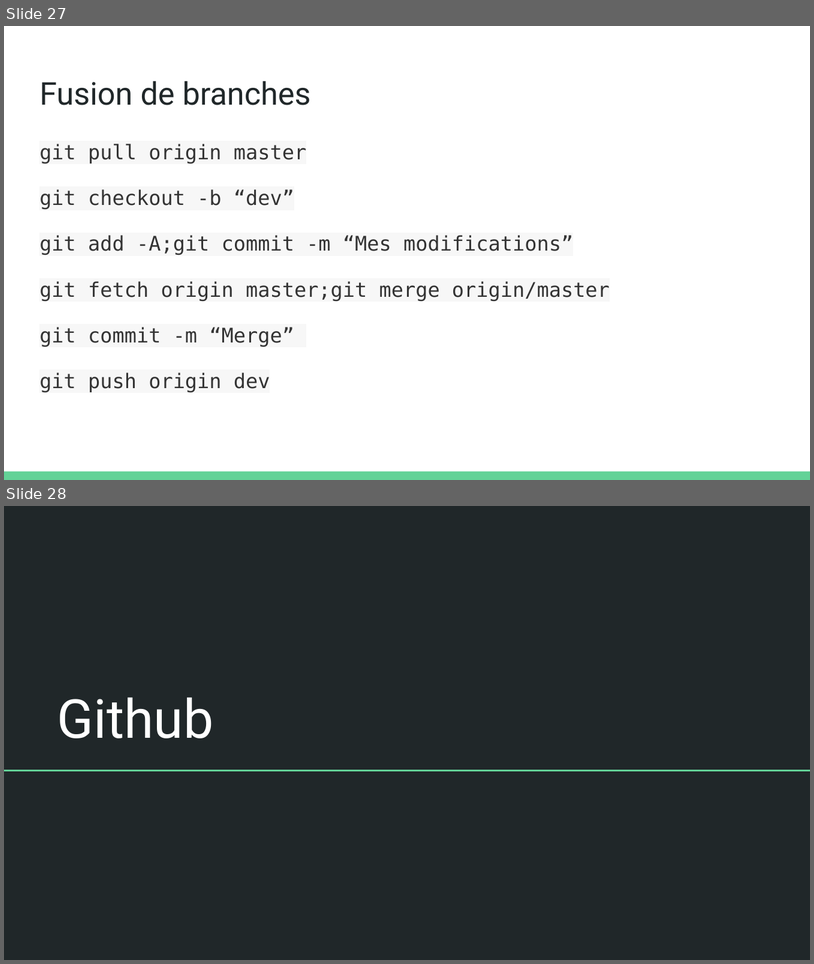
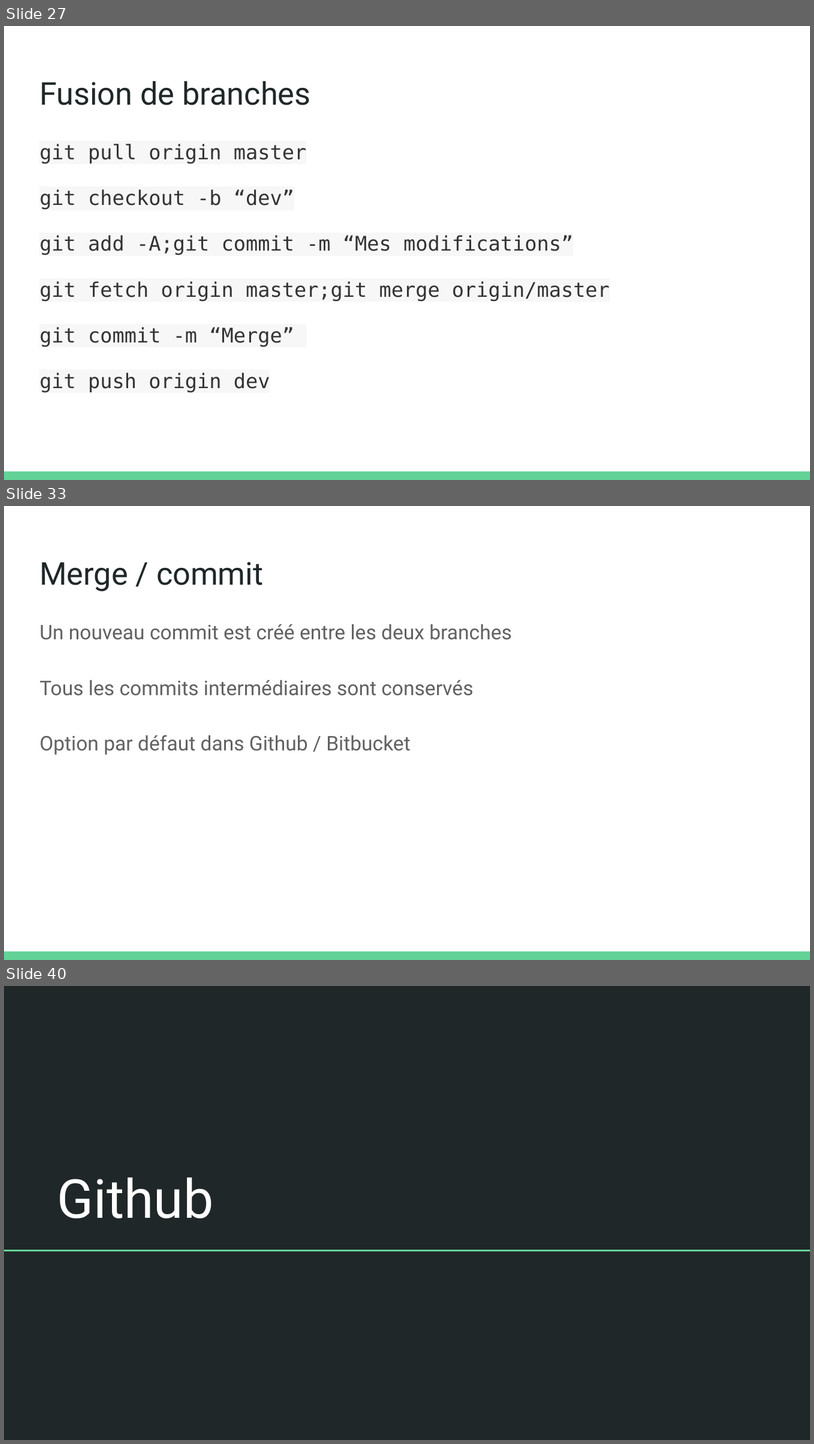
Before and after one commit to olivier-pitton/dant, a slide deck: git/Cours Git.pptx. Shown one above the other, each under a label of ours: slides 27 and 28 before the commit, slides 27, 33 and 40 after it; the slides between them are not shown. The pictures are 814x964 and 814x1444 pixels, drawn with LibreOffice and Linux fonts; fonts in the diff are those of the drawing. Boxes give left, top, right and bottom in pixels: in the first picture for what was removed or moved away, otherwise in the second. Text is boxed around its words. In the diff, an @@ line names an element or a change of style, - is before the commit and + after.

```diff
--- a/git/Cours Git.pptx
+++ b/git/Cours Git.pptx
@@ slide 33 added at (4,506,810,960), background #FFFFFF; not listed: 1 template element that a slide beside it also shows @@
@@ title added at (39,562,263,591), 28 pt, text #202729 @@
+Merge / commit
@@ text added at (39,624,512,754), 18 pt, text #616161 @@
+Un nouveau commit est créé entre les deux branches
+Tous les commits intermédiaires sont conservés
+Option par défaut dans Github / Bitbucket
@@ what was slide 28 is now slide 40 @@
```
Also in this commit, not shown: 11 other slides added, 2 other files.
